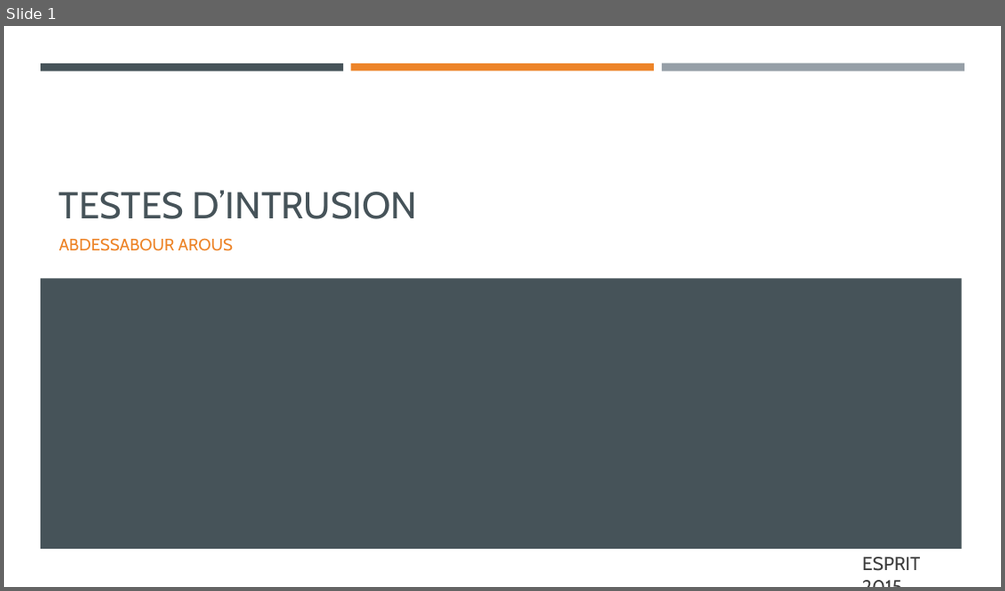
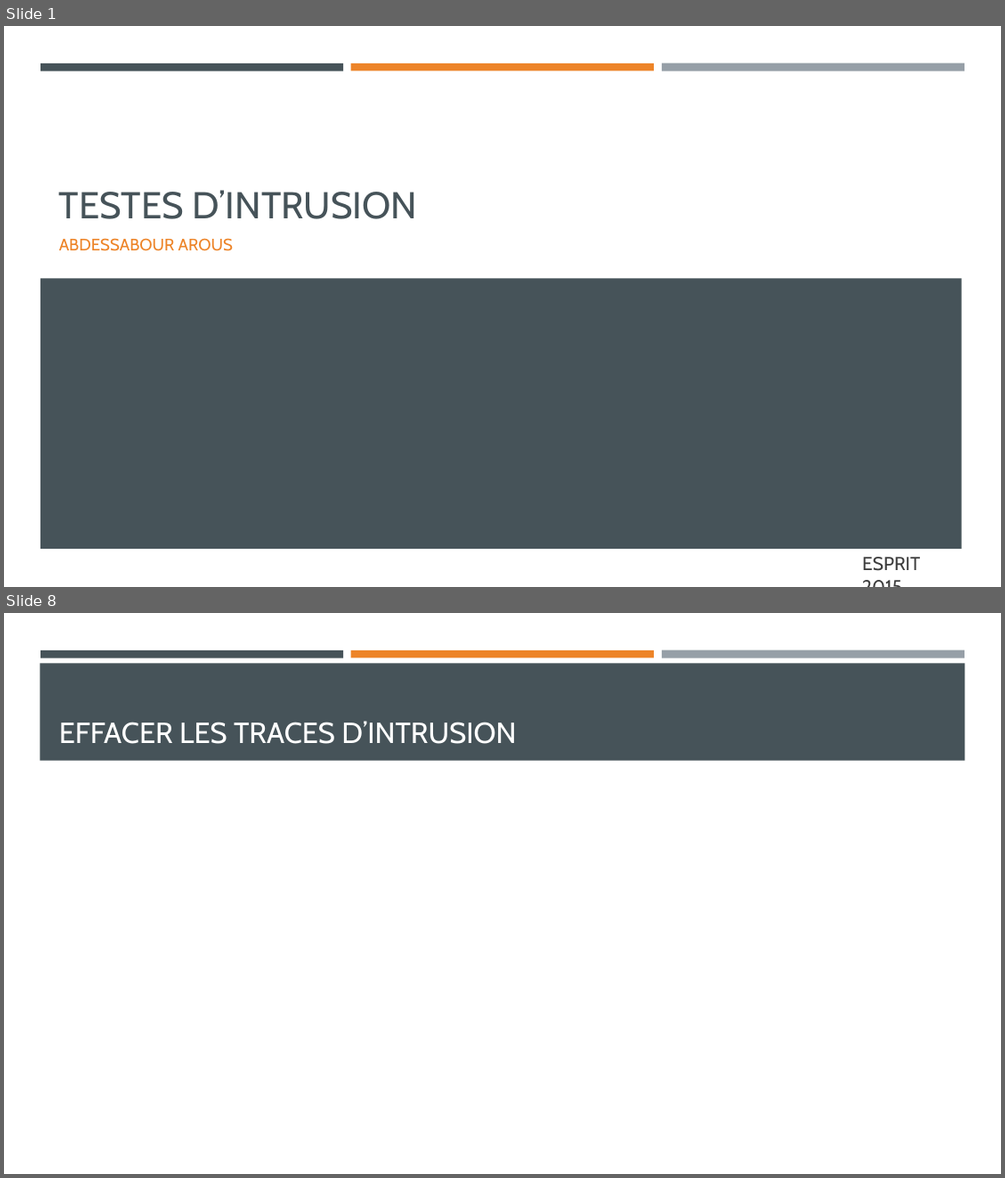
Before and after one commit to fksontini/NetworkSecurityClass, a slide deck: ESPRIT-4CINFO1-Mai-Juin-2015/Diapositives/7. Testes d'Intrusion.pptx. Shown one above the other, each under a label of ours: slide 1 before the commit, slides 1 and 8 after it; the slides between them are not shown. The pictures are 1005x591 and 1005x1178 pixels, drawn with LibreOffice and Linux fonts; fonts in the diff are those of the drawing. Boxes give left, top, right and bottom in pixels: in the first picture for what was removed or moved away, otherwise in the second. Text is boxed around its words. In the diff, an @@ line names an element or a change of style, - is before the commit and + after.

```diff
--- a/ESPRIT-4CINFO1-Mai-Juin-2015/Diapositives/7. Testes d'Intrusion.pptx
+++ b/ESPRIT-4CINFO1-Mai-Juin-2015/Diapositives/7. Testes d'Intrusion.pptx
@@ slide 8 added at (4,613,1001,1174), background #FFFFFF; not listed: 3 template elements that a slide beside it also shows @@
@@ rectangle added at (40,663,965,761), fill #465359 @@
@@ title added at (59,721,516,744), 28 pt, text #FFFFFF @@
+EFFACER LES TRACES D’INTRUSION
```
Also in this commit, not shown: 6 other slides added, 2 other files.
